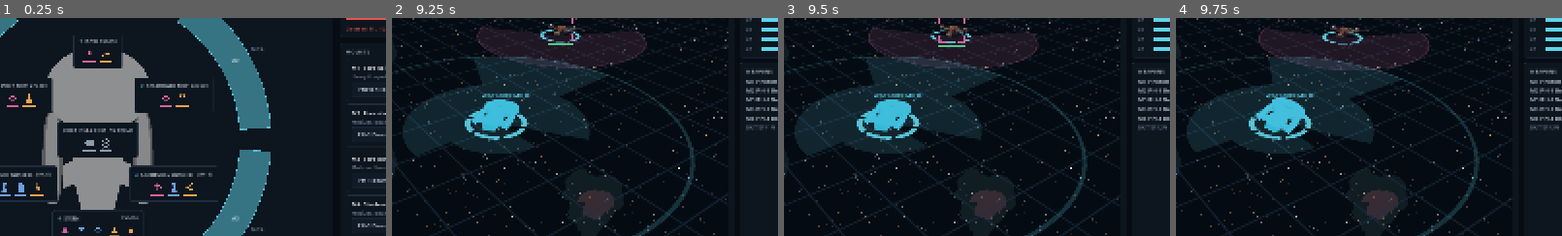
Above: before the commit, frames 1-4 (left to right).
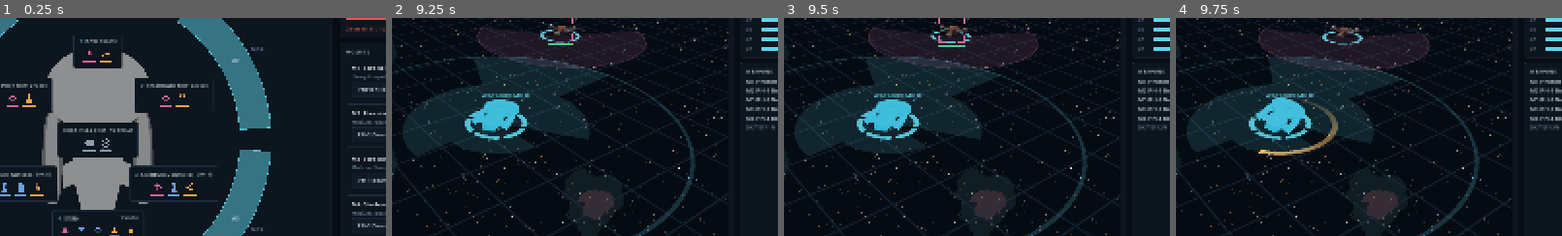
Above: after the commit, the same moments.

Repository: RubenTipparach/the-federation
Game: Godot game, scene res://scenes/main.tscn
Same seed, same stepped clock (60 frames per second), same inputs: the game is played once before the commit and once after it.
Inputs:
- Up to frame 1 (0.25 s): no input
- Up to frame 2 (9.25 s): click "Fitting and SSD" at 0.5 s; click "Mounts and arcs" at 1.25 s; click "Skirmish" at 2 s; click "Begin skirmish" at 2.75 s; click "Reinforce weakest" at 3.5 s; click "Disengage" at 4.25 s; click "Reinforce weakest" at 5 s; click "Disengage" at 5.75 s; click "Reinforce weakest" at 6.5 s; click "Disengage" at 7.25 s; click "Return to skirmish setup" at 8 s; click "Begin skirmish" at 8.75 s
- Up to frame 3 (9.5 s): no input
- Up to frame 4 (9.75 s): click "Come about" at 9.5 s
The pictures show only the part of the screen within x 35-85%, y 24-74%; the shares and areas given below are measured in that part.

Frames 1-3 are identical in both runs. In frame 4, 0.7% of the frame differs, in the area x 21-42%, y 37-64%.

Commit message:
Draw the turn the helm has been given
Clicking a heading told the ship where to go but showed nothing about how far
it had to come round. An amber arc now sweeps from the bow to the ordered
heading, faint where the ship is pointing and bright with a hard tick where it
is going, so the arc reads as a direction without needing an arrowhead. It
disappears inside a degree and a half of the ordered heading, so a settled
helm shows nothing rather than a permanent sliver.

The mesh is a full committed circle and the shader masks it to the sweep. A
turn is any angle up to a half circle either way and a mesh cannot change its
angular span, so the alternatives were a family of fixed wedges or geometry
built at runtime, which CLAUDE.md 5.1 forbids. One circle and an angle test
keeps the rule. The node hangs off the ship rig, which is already rotated to
the heading, so model space +Z is the bow and the arc is simply the signed
turn delta; nothing has to be told what the current heading is.

Two things the first attempt got wrong and this fixes. At 4.6 units the arc
sat almost on top of the shield band at 3.4 and in the same cyan, so the two
read as one confusing ring; it is now at 6.2 and amber, because it is a helm
gauge rather than a shield. And it is drawn for the player only: it shows an
ORDER, and the enemy's orders are not something the player should read off the
screen before the ship acts on them.

Co-Authored-By: Claude Opus 5 <noreply@anthropic.com>
Claude-Session: https://claude.ai/code/session_01CvwCzyN7nJMTRzM6y36WyC

Diff:
--- /dev/null
+++ b/assets/materials/mat_turn_arc.tres
@@ -0,0 +1,19 @@
+[gd_resource type="ShaderMaterial" load_steps=2 format=3]
+
+; The helm turn arc. src/ui/ship_rig.gd duplicates this per rig so each ship
+; carries its own sweep, the same reason the shield flare does.
+;
+; render_priority 1 puts it above the grid, which sits at -1, so the arc is
+; not lost against the ruled plane it is drawn on.
+
+[ext_resource type="Shader" path="res://assets/shaders/turn_arc.gdshader" id="1"]
+
+[resource]
+render_priority = 1
+shader = ExtResource("1")
+shader_parameter/arc_color = Color(0.37, 0.83, 0.91, 1)
+shader_parameter/sweep_deg = 0.0
+shader_parameter/dead_zone_deg = 1.5
+shader_parameter/alpha_near = 0.1
+shader_parameter/alpha_far = 0.85
+shader_parameter/tick_deg = 4.0
--- /dev/null
+++ b/assets/shaders/turn_arc.gdshader
@@ -0,0 +1,63 @@
+// The helm's turn arc: how far the ship still has to come round.
+//
+// The mesh (assets/meshes/turn_arc.obj) is a full circle and this masks it
+// down to the sweep actually ordered. A turn is any angle up to a half circle
+// in either direction, and a mesh cannot change its angular span, so the
+// alternative was either a family of fixed wedges or geometry built at
+// runtime, which CLAUDE.md 5.1 forbids. One committed circle plus an angle
+// test is the version that keeps the rule.
+//
+// The node is a child of the ship rig, which is already rotated to the ship's
+// heading, so model space +Z IS the bow and the arc simply runs from 0 to the
+// signed turn delta. Nothing has to be told what the current heading is.
+shader_type spatial;
+render_mode unshaded, cull_disabled, blend_add, depth_draw_never;
+
+uniform vec4 arc_color : source_color = vec4(0.37, 0.83, 0.91, 1.0);
+// Signed degrees still to turn: positive is to starboard.
+uniform float sweep_deg = 0.0;
+// Below this the ship is on its ordered heading and the arc is not drawn, so
+// a settled helm shows nothing rather than a permanent sliver.
+uniform float dead_zone_deg = 1.5;
+// Alpha at the bow end and at the ordered heading end. The bright end is the
+// one the ship is turning toward, so the arc reads as an arrow without
+// needing an arrow.
+uniform float alpha_near = 0.10;
+uniform float alpha_far = 0.85;
+// A hard bright tick at the ordered heading, so the arc has an unambiguous
+// end rather than trailing off into the background.
+uniform float tick_deg = 4.0;
+
+varying vec3 v_model;
+
+void vertex() {
+	v_model = VERTEX;
+}
+
+void fragment() {
+	float sweep = sweep_deg;
+	if (abs(sweep) < dead_zone_deg) {
+		discard;
+	}
+	// Angle off the bow, negative to port, in the same sense as the sim's
+	// bearings (clockwise seen from above).
+	float ang = degrees(atan(v_model.x, v_model.z));
+	float t;
+	if (sweep > 0.0) {
+		if (ang < 0.0 || ang > sweep) {
+			discard;
+		}
+		t = ang / sweep;
+	} else {
+		if (ang > 0.0 || ang < sweep) {
+			discard;
+		}
+		t = ang / sweep;
+	}
+	ALBEDO = arc_color.rgb;
+	if (abs(abs(sweep) - abs(ang)) < tick_deg) {
+		ALPHA = arc_color.a;
+	} else {
+		ALPHA = mix(alpha_near, alpha_far, t) * arc_color.a;
+	}
+}
--- a/scenes/ship_rig.tscn
+++ b/scenes/ship_rig.tscn
@@ -7,6 +7,7 @@
 [ext_resource type="ArrayMesh" path="res://assets/meshes/ring.obj" id="5"]
 [ext_resource type="Material" path="res://assets/materials/mat_hull_friend.tres" id="6"]
 [ext_resource type="ArrayMesh" path="res://assets/meshes/arc_glow.obj" id="7"]
+[ext_resource type="ArrayMesh" path="res://assets/meshes/turn_arc.obj" id="8"]
 
 [node name="ShipRig" type="Node3D"]
 script = ExtResource("1")
@@ -20,6 +21,12 @@
 transform = Transform3D(1, 0, 0, 0, 1, 0, 0, 0, 1, 0, 0.02, 0)
 layers = 2
 mesh = ExtResource("5")
+
+[node name="TurnArc" type="MeshInstance3D" parent="."]
+transform = Transform3D(1, 0, 0, 0, 1, 0, 0, 0, 1, 0, 0.04, 0)
+layers = 2
+mesh = ExtResource("8")
+visible = false
 
 [node name="Wedges" type="Node3D" parent="."]
 
--- a/src/ui/ship_rig.gd
+++ b/src/ui/ship_rig.gd
@@ -16,10 +16,18 @@
 const MAT_HULL_FRIEND := preload("res://assets/materials/mat_hull_friend.tres")
 const MAT_HULL_FOE := preload("res://assets/materials/mat_hull_foe.tres")
 const MAT_SHIELD_GLOW := preload("res://assets/materials/mat_shield_glow.tres")
+const MAT_TURN_ARC := preload("res://assets/materials/mat_turn_arc.tres")
 
 const SHIELD_RING_RADIUS := 3.4
+## Well outside the shield band at 3.4. At 4.6 the arc sat almost on top of
+## the shields and in the same colour, and the two read as one confusing ring.
+const TURN_ARC_RADIUS := 6.2
 
 var _state: ShipState
+## The arc is only drawn for the player's own ship: it shows an ORDER, and the
+## enemy's orders are not something the player should be able to read off the
+## screen before the ship acts on them.
+var _friendly: bool = false
 
 ## Impact energy per facing, 1.0 the moment a shield is struck and decaying to
 ## 0. Presentation only: the sim never reads this, so a battle plays out the
@@ -53,6 +61,14 @@
 		glow.scale = seg.scale
 		glow.material_override = MAT_SHIELD_GLOW.duplicate()
 		glow.visible = false
+	# Own material for the same reason: the sweep is this ship's, not shared.
+	# Amber rather than the allegiance colour, because this is a helm gauge and
+	# not a shield: sharing the shields' cyan is what made the first cut
+	# unreadable.
+	_friendly = friendly
+	$TurnArc.material_override = MAT_TURN_ARC.duplicate()
+	$TurnArc.scale = Vector3(TURN_ARC_RADIUS, 1.0, TURN_ARC_RADIUS)
+	$TurnArc.material_override.set_shader_parameter("arc_color", Palette.AMBER)
 	# The hull mesh is named by the hull's own data, so a Federation cruiser and
 	# a Kthaari raider are two committed .obj files and one placement path
 	# (CLAUDE.md 2 and 5.1). No geometry is built here.
@@ -169,6 +185,14 @@
 			_:
 				seg.material_override = MAT_SHIELD_OK
 
+	# How far the helm still has to bring the ship round. The rig is already
+	# rotated to the current heading, so the arc is the signed turn delta and
+	# the shader needs nothing else to place it.
+	var sweep: float = Sectors.turn_delta(_state.heading, _state.ordered_heading)
+	$TurnArc.visible = _state.alive and _friendly
+	if $TurnArc.visible:
+		$TurnArc.material_override.set_shader_parameter("sweep_deg", sweep)
+
 	$Hull.visible = true
 	if not _state.alive:
 		$Hull.rotation.z = deg_to_rad(18.0)
Not shown, added: assets/meshes/turn_arc.obj
Not shown, added: assets/meshes/turn_arc.obj.import
Not shown, added: assets/shaders/turn_arc.gdshader.uid
Not shown: 1 places in scenes/ship_rig.tscn that only renumber resources
Not shown, changed: tools/gen_meshes.py
